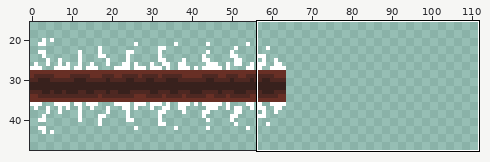
Pixel-art file -- The Fallen Guardian/Assets/Art/Effects/Player/Beginner/SplittingSwing.aseprite. The picture above shows the old version from afar; the outline marks the close-up.
Close-up. As it was:
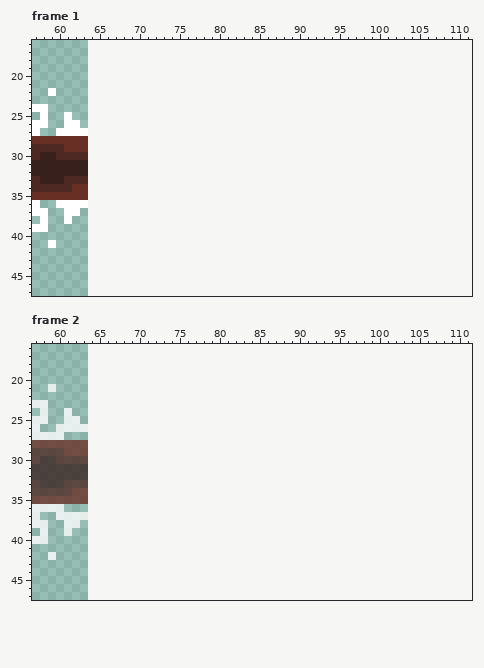
64x64 pixels, 4 frames. Shown: frame 1: x 57..111, y 16..47; frame 2: x 57..111, y 16..47. The old version is drawn lined up with the new one, on the new canvas. The wide view leaves out empty margins. The commit also changed other frames or places, which this record leaves out.
Once edited:
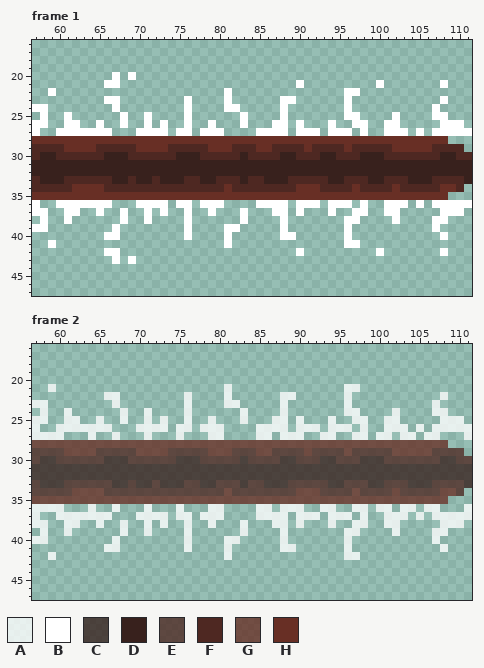
Palette (. is transparent): A #ffffffc8  B #ffffff  C #38211dc8  D #38211d  E #4e2822c8  F #4e2822  G #682f25c8  H #682f25
The author wrote: Spinning Slash & Splitting Swing Updated
What changed:
canvas 64x64 -> 112x64
Changed rows in their new state; - is an unchanged pixel.
Frame 1:
first column x 64:
20 ---B-B------------------------------------------
21 --BB----------------------B---------B-------B---
22 -----------------B--------------BB--------------
23 --BB--------B----B------BB------B-----------B---
24 ---B--------B----BB-----B-------B----------B----
25 ----B--B----B------B----B-------BB----B----BB---
26 -B--B--B-B--B--B---B---BB-B---B--BB--BB-----BBB-
27 BBB---BBBB-BB-BBB----BBBB-BBB-BBB-B--BBB-B-BBBBB
28 HHHHHHHHHHHHHHHHHHHHHHHHHHHHHHHHHHHHHHHHHHHHH---
29 HFFFFFHHHHFFFFFHHHFFFHHFFFFHFFFFHFFFFFHHHHHFFFF-
30 FFDDDFFFFFFDDDFFFFFDFFFFDDFFFDDFFFDDDFFFFFFFDDFF
31 DDDDDDDDDDDDDDDDDDDDDDDDDDDDDDDDDDDDDDDDDDDDDDDD
32 DDDDDDDDDDDDDDDDDDDDDDDDDDDDDDDDDDDDDDDDDDDDDDDD
33 FFFDDFDDFDDDFFDDFFFDFFDDDFFFFFDDFFFDDFFFDDDFFFFD
34 HHFFFFFFFFFFFFFFFHFFFFFFFFHHHFFFFHFFFFHFFFFFHHF-
35 HHHHHHHHHHHHHHHHHHHHHHHHHHHHHHHHHHHHHHHHHHHHH---
36 BBB---BBBB-BB-BBB----BBBB-BBB-BBB-B--BBB-B-BBBBB
37 -B--B--B-B--B--B---B---BB-B---B--BB--BB-----BBB-
38 ----B--B----B------B----B-------BB----B----BB---
39 ---B--------B----BB-----B-------B----------B----
40 --BB--------B----B------BB------B-----------B---
41 -----------------B--------------BB--------------
42 --BB----------------------B---------B-------B---
43 ---B-B------------------------------------------
Frame 2:
first column x 64:
21 -----------------A--------------AA--------------
22 --AA--------A----A------AA------A-----------A---
23 ---A--------A----AA-----A-------A----------A----
24 ----A--A----A------A----A-------AA----A----AA---
25 -A--A--A-A--A--A---A---AA-A---A--AA--AA-----AAA-
26 AAA---AAAA-AA-AAA----AAAA-AAA-AAA-A--AAA-A-AAAAA
27 A--A---A---A---AA----AA-AAA--AA--AA-AA-AA-AA---A
28 GGGGGGGGGGGGGGGGGGGGGGGGGGGGGGGGGGGGGGGGGGGGG---
29 GEEEEEGGGGEEEEEGGGEEEGGEEEEGEEEEGEEEEEGGGGGEEEE-
30 EECCCEEEEEECCCEEEEECEEEECCEEECCEEECCCEEEEEEECCEE
31 CCCCCCCCCCCCCCCCCCCCCCCCCCCCCCCCCCCCCCCCCCCCCCCC
32 CCCCCCCCCCCCCCCCCCCCCCCCCCCCCCCCCCCCCCCCCCCCCCCC
33 EEECCECCECCCEECCEEECEECCCEEEEECCEEECCEEECCCEEEEC
34 GGEEEEEEEEEEEEEEEGEEEEEEEEGGGEEEEGEEEEGEEEEEGGE-
35 GGGGGGGGGGGGGGGGGGGGGGGGGGGGGGGGGGGGGGGGGGGGG---
36 A--A---A---A---AA----AA-AAA--AA--AA-AA-AA-AA---A
37 AAA---AAAA-AA-AAA----AAAA-AAA-AAA-A--AAA-A-AAAAA
38 -A--A--A-A--A--A---A---AA-A---A--AA--AA-----AAA-
39 ----A--A----A------A----A-------AA----A----AA---
40 ---A--------A----AA-----A-------A----------A----
41 --AA--------A----A------AA------A-----------A---
42 -----------------A--------------AA--------------
Pixel boxes of the changes (left, top, right, bottom) in both close-ups:
added: (88, 72, 472, 264)
added: (88, 384, 472, 560)
